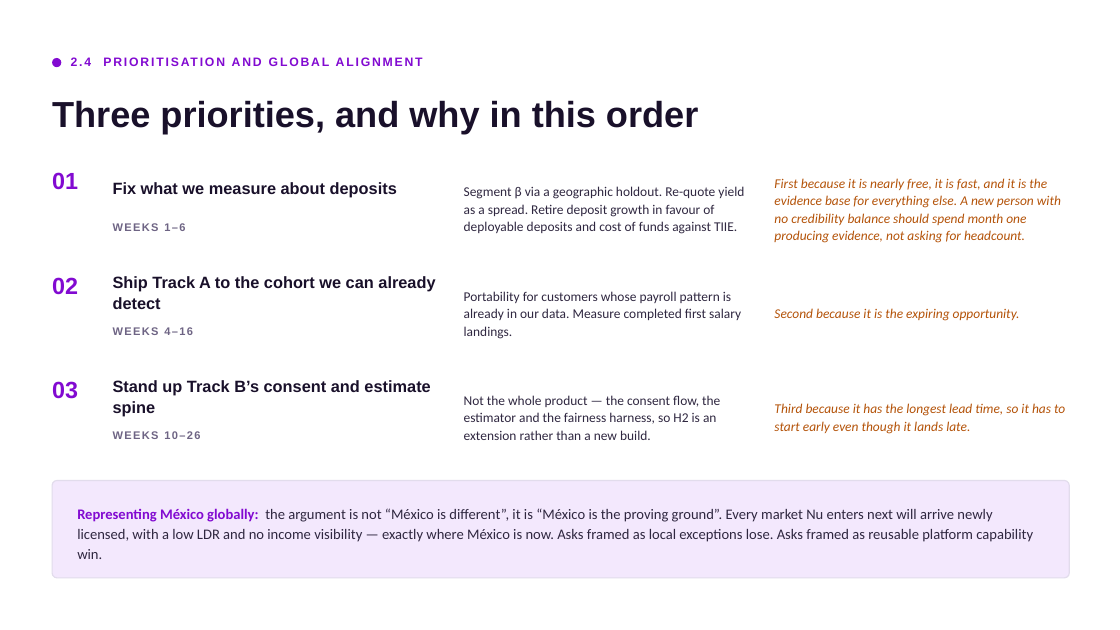
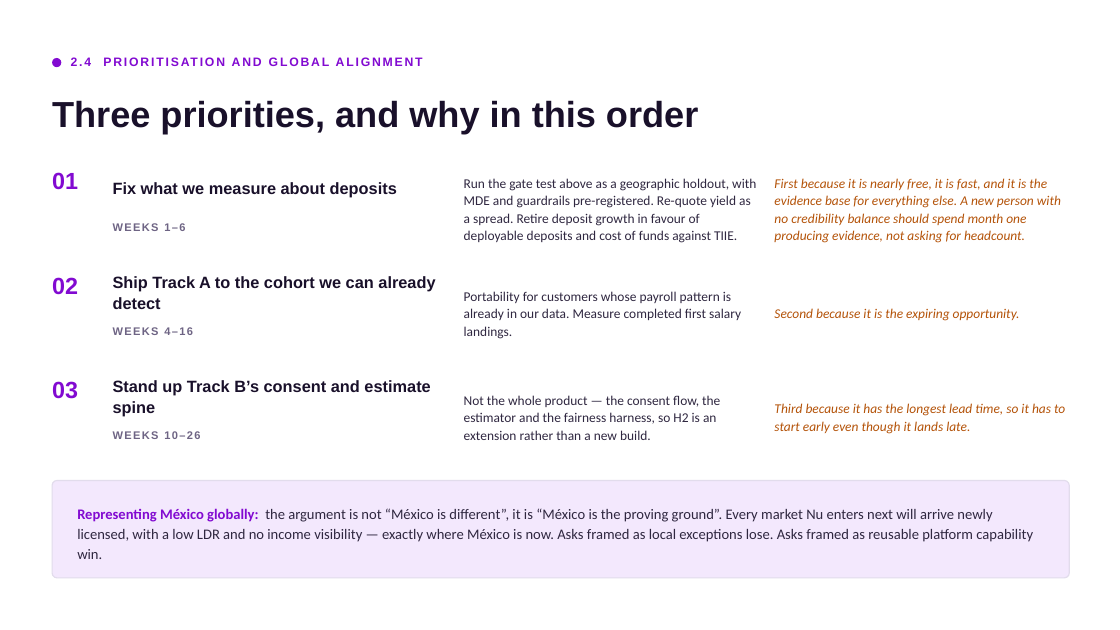
Before and after one commit to cemorr10-debug/nubank-case-prep, a slide deck: slide 14 of deck/Core_Mexico_Business_Case.pptx. Drawn at 1120x630 pixels with LibreOffice and Linux fonts; fonts in the diff are those of the drawing. Boxes give left, top, right and bottom in pixels: in the first picture for what was removed or moved away, otherwise in the second. Text is boxed around its words. In the diff, an @@ line names an element or a change of style, - is before the commit and + after.

```diff
--- a/deck/Core_Mexico_Business_Case.pptx
+++ b/deck/Core_Mexico_Business_Case.pptx
@@ text at box(464, 178, 756, 243): text changed @@
-Segment β via a geographic holdout. Re-quote yield as a spread. Retire deposit growth in favour of deployable deposits and cost of funds against TIIE.
+Run the gate test above as a geographic holdout, with MDE and guardrails pre-registered. Re-quote yield as a spread. Retire deposit growth in favour of deployable deposits and cost of funds against TIIE.
```
Also in this commit, not shown: 3 other slides changed, 3 other files.
